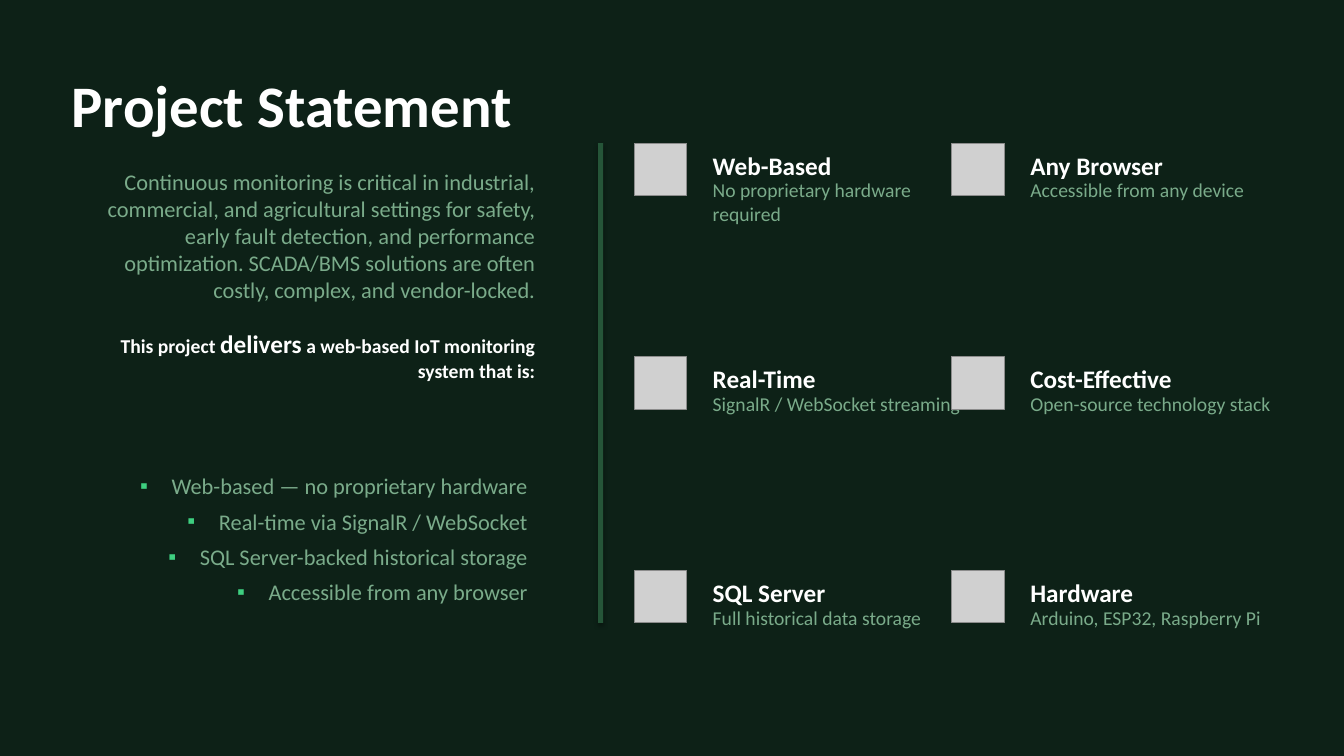
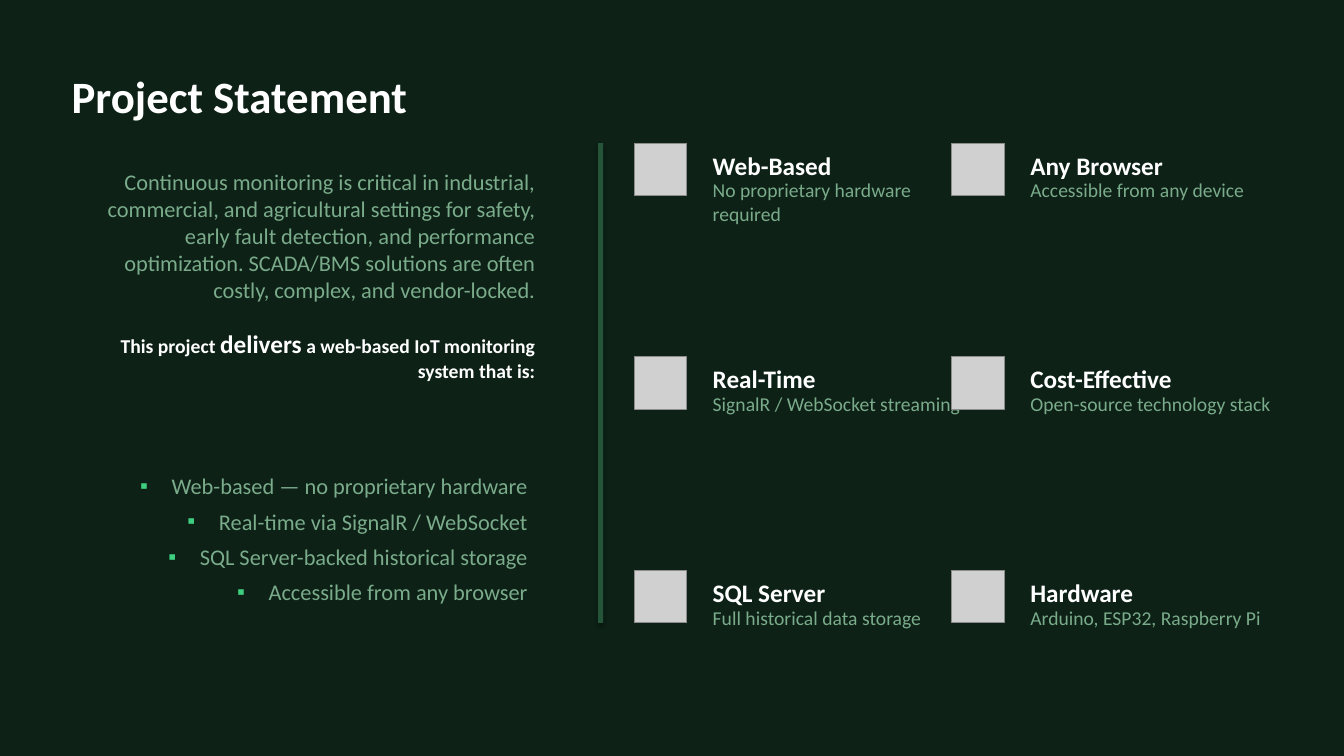
Before and after one commit to TranRTC/capstone_project, a slide deck: slide 3 of Presentation/Capstone Project Presentation.pptx. Drawn at 1344x756 pixels with LibreOffice and Linux fonts; fonts in the diff are those of the drawing; grey boxes stand for pictures. Boxes give left, top, right and bottom in pixels: in the first picture for what was removed or moved away, otherwise in the second. Text is boxed around its words. In the diff, an @@ line names an element or a change of style, - is before the commit and + after.

```diff
--- a/Presentation/Capstone Project Presentation.pptx
+++ b/Presentation/Capstone Project Presentation.pptx
@@ text "Project Statement" at (72,81,407,121): size 42 to 32 pt @@
```
Also in this commit, not shown: 9 other slides changed, 1 slide added, 7 slides removed.
